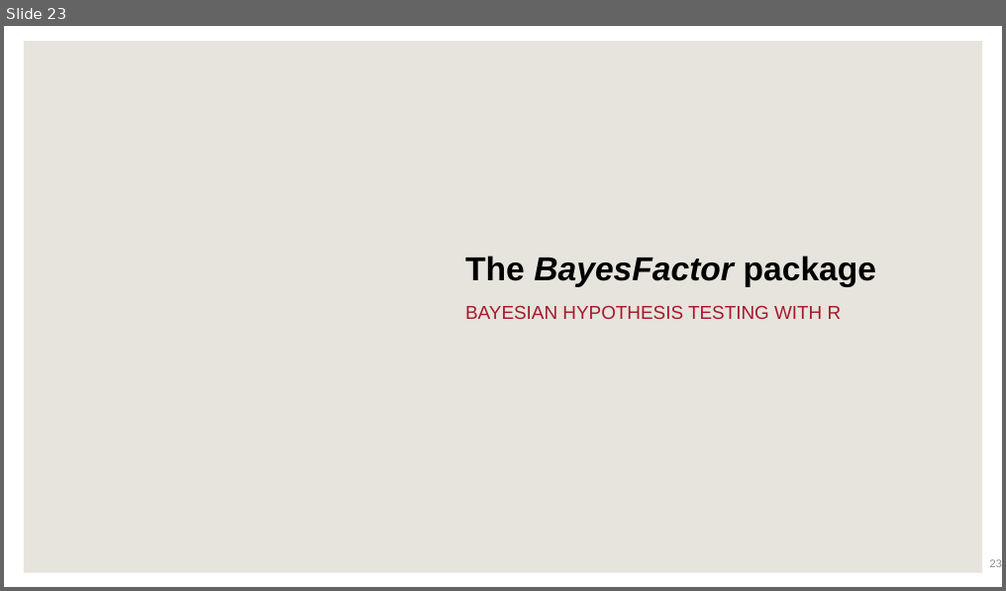
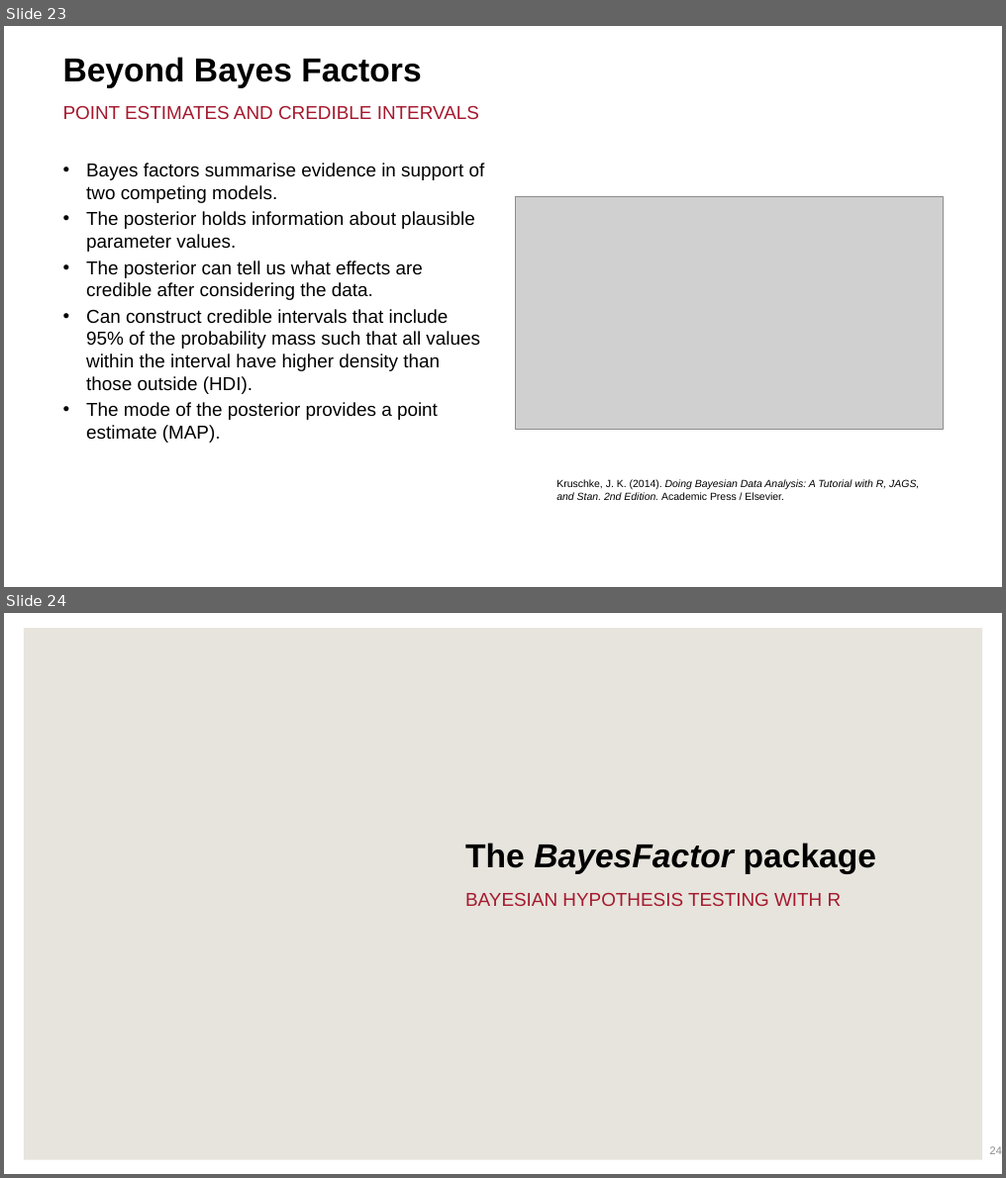
Before and after one commit to humburg/bayesian-data-analysis-in-r, a slide deck: Bayesian Data Analysis in R.pptx. Shown one above the other, each under a label of ours: slide 23 before the commit, slides 23 and 24 after it. The pictures are 1006x591 and 1006x1178 pixels, drawn with LibreOffice and Linux fonts; fonts in the diff are those of the drawing; grey boxes stand for pictures; background and template pictures are left out. Boxes give left, top, right and bottom in pixels: in the first picture for what was removed or moved away, otherwise in the second. Text is boxed around its words. In the diff, an @@ line names an element or a change of style, - is before the commit and + after.

```diff
--- a/Bayesian Data Analysis in R.pptx
+++ b/Bayesian Data Analysis in R.pptx
@@ slide 23 added at <box>4,26,1002,587</box>, background #FFFFFF @@
@@ title added at <box>63,57,421,88</box>, 32 pt, text #000000, bold @@
+Beyond Bayes Factors
@@ text added at <box>63,105,479,119</box>, 18 pt, text #A6192E @@
+POINT ESTIMATES AND CREDIBLE INTERVALS
@@ text added at <box>86,163,485,443</box>, 18 pt, text #000000 @@
+• Bayes factors summarise evidence in support of two competing models.
+• The posterior holds information about plausible parameter values.
+• The posterior can tell us what effects are credible after considering the data.
+• Can construct credible intervals that include 95% of the probability mass such that all values within the interval have higher density than those outside (HDI).
+• The mode of the posterior provides a point estimate (MAP).
@@ picture added at <box>515,196,943,430</box> @@
@@ text added at <box>556,479,919,500</box>, 10 pt, text #000000, italic @@
+Kruschke, J. K. (2014). Doing Bayesian Data Analysis: A Tutorial with R, JAGS, and Stan. 2nd Edition. Academic Press / Elsevier.
@@ what was slide 23 is now slide 24 @@
@@ page number at <box>990,1147,1002,1155</box>: text changed @@
-23
+24
```
Also in this commit, not shown: 2 slides changed, 3 other files.
